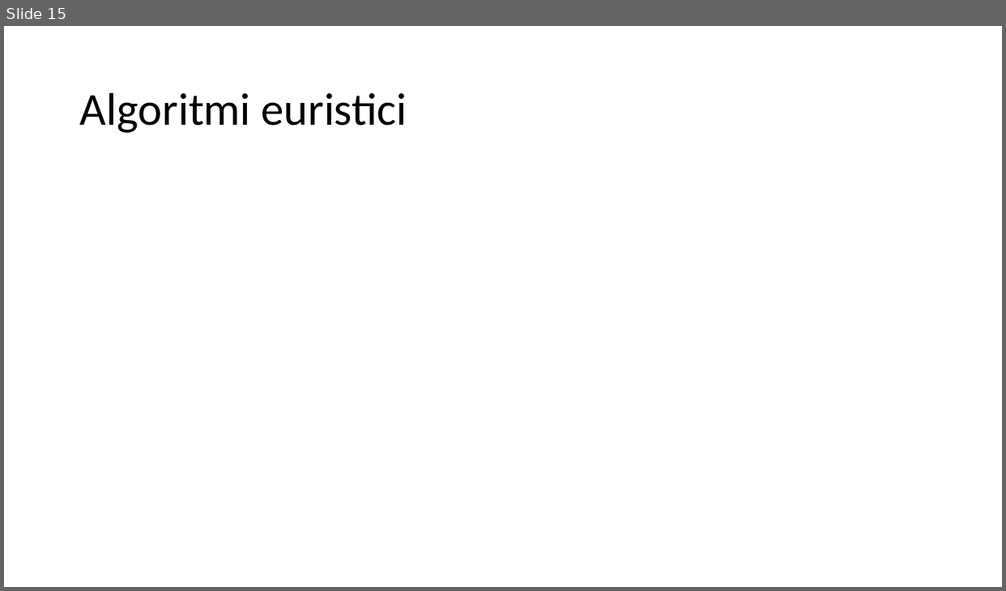
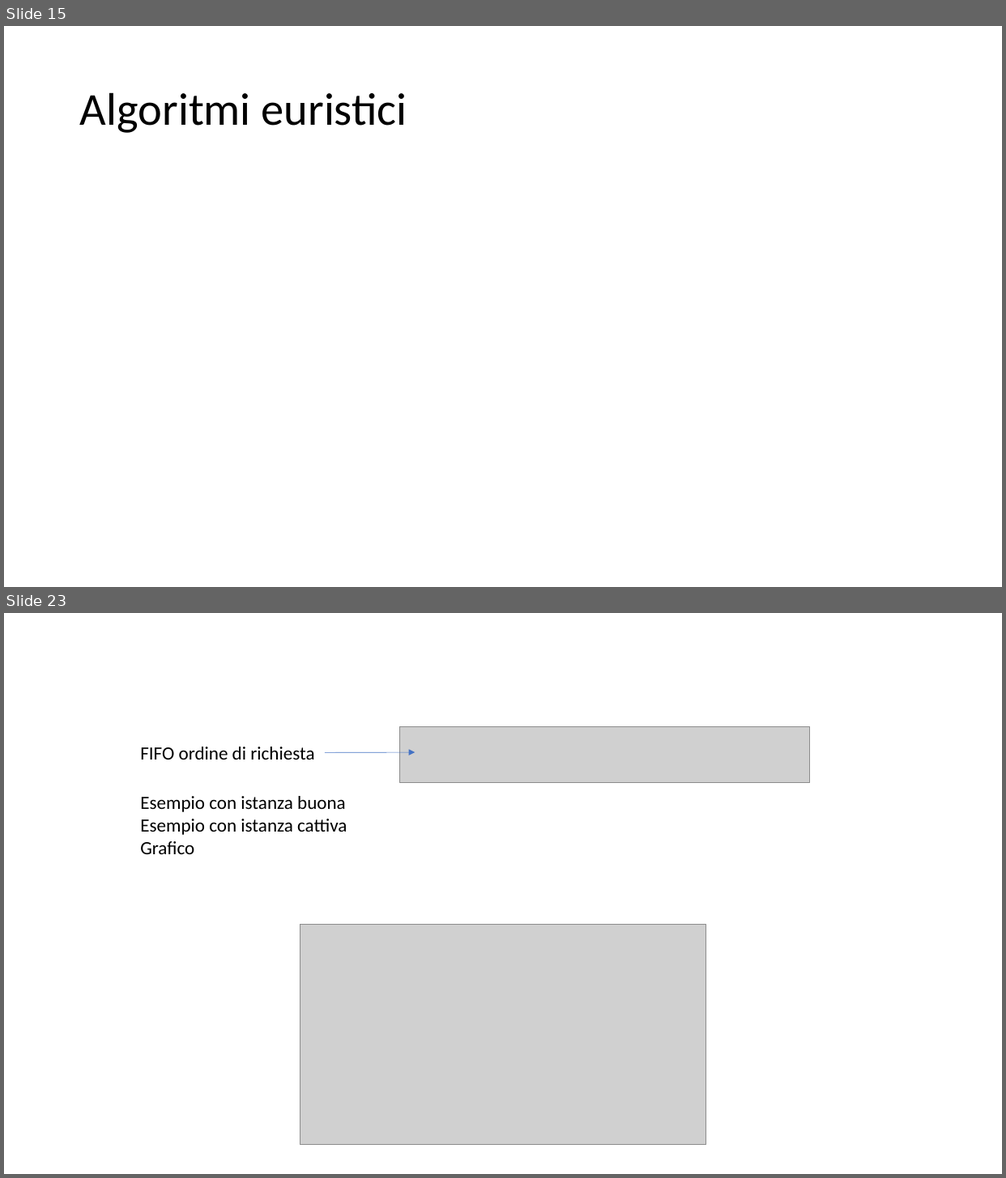
Before and after one commit to michele-vaccari/TSP-con-pick-up-and-delivery, a slide deck: doc/Draft.pptx. Shown one above the other, each under a label of ours: slide 15 before the commit, slides 15 and 23 after it; the slides between them are not shown. The pictures are 1006x591 and 1006x1178 pixels, drawn with LibreOffice and Linux fonts; fonts in the diff are those of the drawing; grey boxes stand for pictures. Boxes give left, top, right and bottom in pixels: in the first picture for what was removed or moved away, otherwise in the second. Text is boxed around its words. In the diff, an @@ line names an element or a change of style, - is before the commit and + after.

```diff
--- a/doc/Draft.pptx
+++ b/doc/Draft.pptx
@@ slide 23 added at (4, 613, 1002, 1174), background #FFFFFF @@
@@ picture added at (400, 726, 810, 783) @@
@@ text added at (140, 747, 314, 760), 18 pt, text #000000 @@
+FIFO ordine di richiesta
@@ arrow added from (325, 753) to (415, 752), #4472C4 0.5 pt @@
@@ text added at (140, 796, 347, 854), 18 pt, text #000000 @@
+Esempio con istanza buona
+Esempio con istanza cattiva
+Grafico
@@ picture added at (300, 924, 706, 1145) @@
```
Also in this commit, not shown: 6 slides changed, 10 other slides added, 4 other files.
